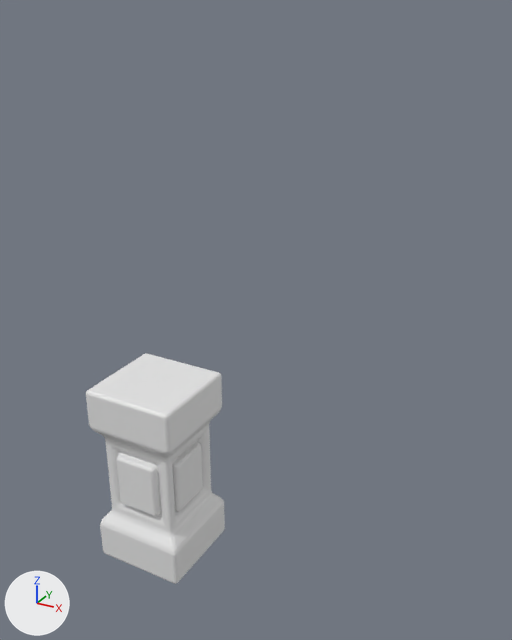
One commit to the Blender file Ash/Blender files/3d_Assets.blend: the scene before it, then after it.
One viewpoint serves both versions: a 50 mm lens placed at (3.83, -4.91, 4.35), pointed at (1.01, 0.23, 1.78). Every picture has the same lights, and +X, +Y and +Z are marked at lower left.
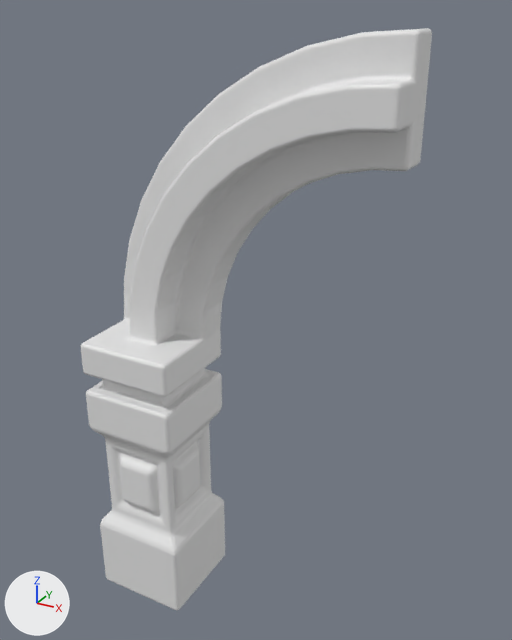
Location of each change, [x1, y1, x2, y2] in pixels of the pictures (512 x 640 px):
'Cube', reshaped (151% wider, 151% taller): before [86, 353, 225, 584]; after [81, 28, 432, 610]

What the commit changed:
me_cube_021 is used by ob_cube; location (0.0, 0.0, 0.0).
me_cube_021 had 60 vertices, 58 faces and spanned x -0.48..0.48, y -0.48..0.48, z -1.0..1.0.
me_cube_021 now has 300 vertices, 298 faces and spans x -0.48..2.31, y -0.48..0.48, z -1.36..4.22.
Part 1, on me_cube_021:
40 faces are deleted.
4 vertices in x -0.48..0.48, y -0.48..0.48, z -1.0 move by (0.0, 0.0, -0.36).
12 vertices move from x -0.4..0.4, y -0.42..0.21, z -0.29..0.29 to x -0.4..0.4, y -0.42..0.16, z -0.23..0.23.
138 vertices are added at x -0.48..2.31, y -0.48..0.48, z -0.46..4.22.
8 new vertices lie (-0.32, 0.0, 0.0) away from vertices in x 0.48, y -0.48..0.48, z -1.0..1.0.
9 new vertices lie (0.0, -0.32, 0.0) away from vertices in x -0.48..0.48, y 0.48, z -1.36..1.0.
9 new vertices lie (0.32, 0.0, 0.0) away from vertices in x -0.48, y -0.48..0.48, z -1.36..1.0.
10 new vertices lie (0.0, 0.32, 0.0) away from vertices in x -0.48..0.48, y -0.48, z -1.36..1.0.
46 new vertices lie (0.0, 0.32, 0.0) away from vertices in x -0.48..2.31, y -0.48..0.16, z 1.17..4.22.
8 new vertices lie (0.0, 0.32, 0.0) away from vertices in x -0.48..2.31, y -0.16..0.16, z 1.17..3.9.
12 new vertices lie (0.0, 0.0, 0.17) away from vertices in x -0.37..0.37, y -0.37..0.37, z 1.0.
280 new faces join them.
